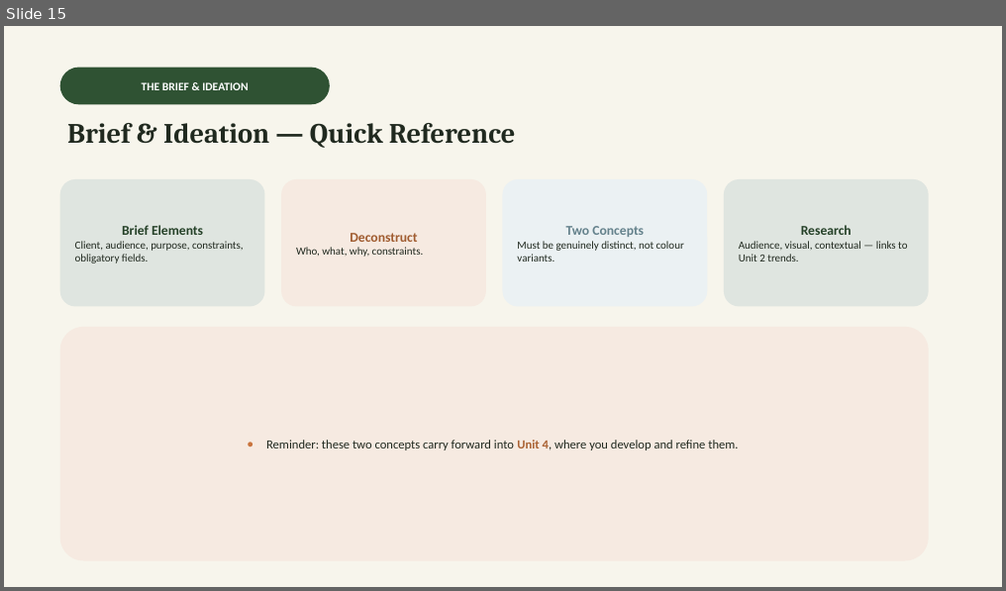
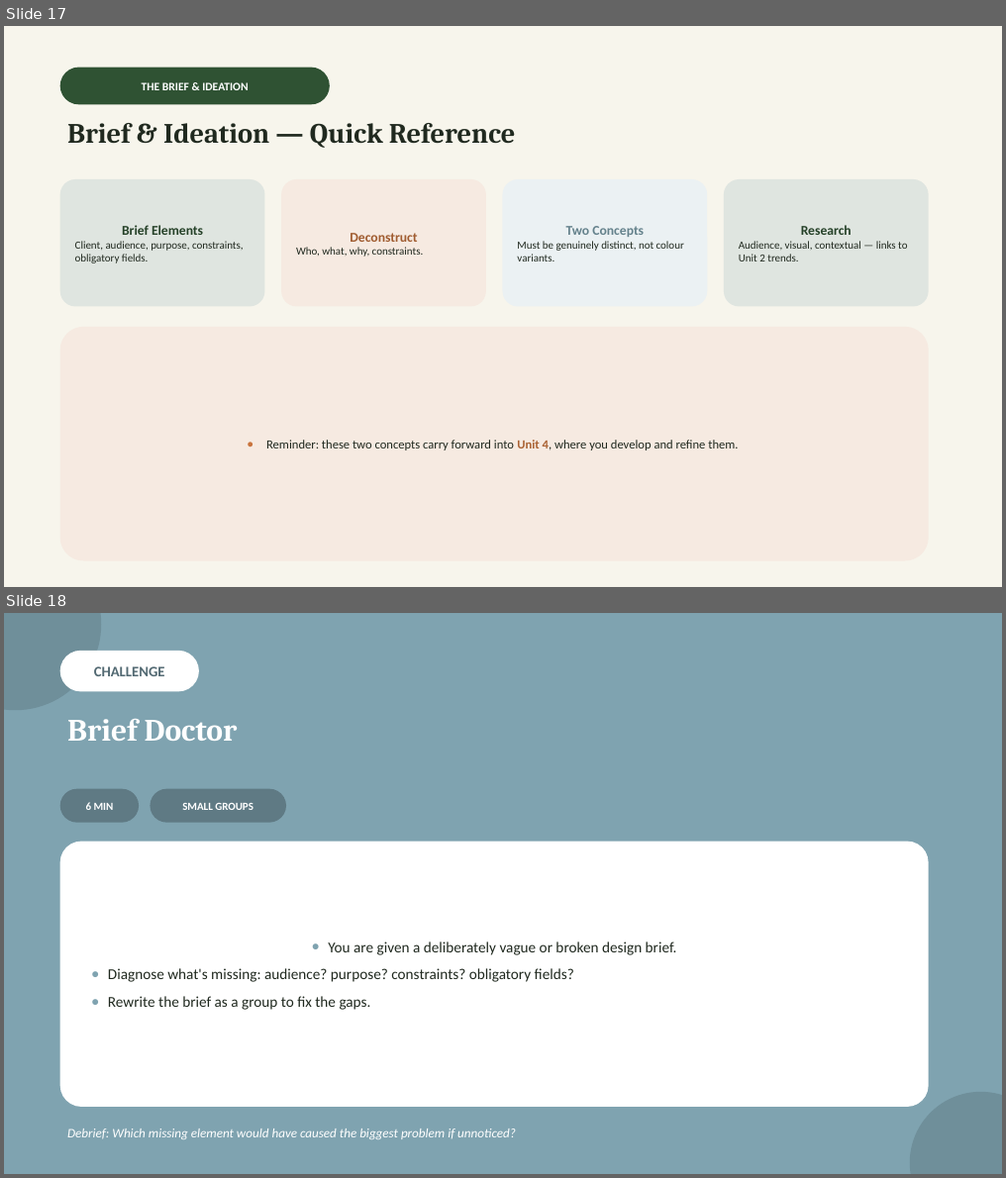
Before and after one commit to melodywyc0710/chuck, a slide deck: teaching-materials/vcd-vce/powerpoint/Unit3-Reconceptualisation-and-Reinvention.pptx. Shown one above the other, each under a label of ours: slide 15 before the commit, slides 17 and 18 after it. The pictures are 1006x591 and 1006x1178 pixels, drawn with LibreOffice and Linux fonts; fonts in the diff are those of the drawing. Boxes give left, top, right and bottom in pixels: in the first picture for what was removed or moved away, otherwise in the second. Text is boxed around its words. In the diff, an @@ line names an element or a change of style, - is before the commit and + after.

```diff
--- a/teaching-materials/vcd-vce/powerpoint/Unit3-Reconceptualisation-and-Reinvention.pptx
+++ b/teaching-materials/vcd-vce/powerpoint/Unit3-Reconceptualisation-and-Reinvention.pptx
@@ slide 18 added at [4,613,1002,1174], background #7FA3B0 @@
@@ ellipse added at [4,613,101,710], fill #6F8F9A @@
@@ rounded rectangle added at [60,651,199,691], fill #FFFFFF, 14 pt, text #526972, bold @@
+CHALLENGE
@@ text added at [67,719,238,741], 30 pt, text #FFFFFF, bold @@
+Brief Doctor
@@ rounded rectangle added at [60,789,139,823], fill #5F7A84, 10.5 pt, text #FFFFFF, bold @@
+6 MIN
@@ rounded rectangle added at [150,789,286,823], fill #5F7A84, 10.5 pt, text #FFFFFF, bold @@
+SMALL GROUPS
@@ rounded rectangle added at [60,842,929,1107], fill #FFFFFF, 14.5 pt, text #20291F @@
+● You are given a deliberately vague or broken design brief.
+● Diagnose what's missing: audience? purpose? constraints? obligatory fields?
+● Rewrite the brief as a group to fix the gaps.
@@ ellipse added at [910,1092,1002,1174], fill #6F8F9A @@
@@ text added at [67,1129,516,1140], 12.5 pt, text #FFFFFF, italic @@
+Debrief: Which missing element would have caused the biggest problem if unnoticed?
@@ what was slide 15 is now slide 17 @@
```
Also in this commit, not shown: 5 other slides added, 4 other files.
